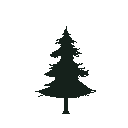
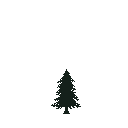
Comparing the layer stacks of the two 128 × 128 images. Changes:
painted on "Layer 4" over [35, 26, 96, 114]
